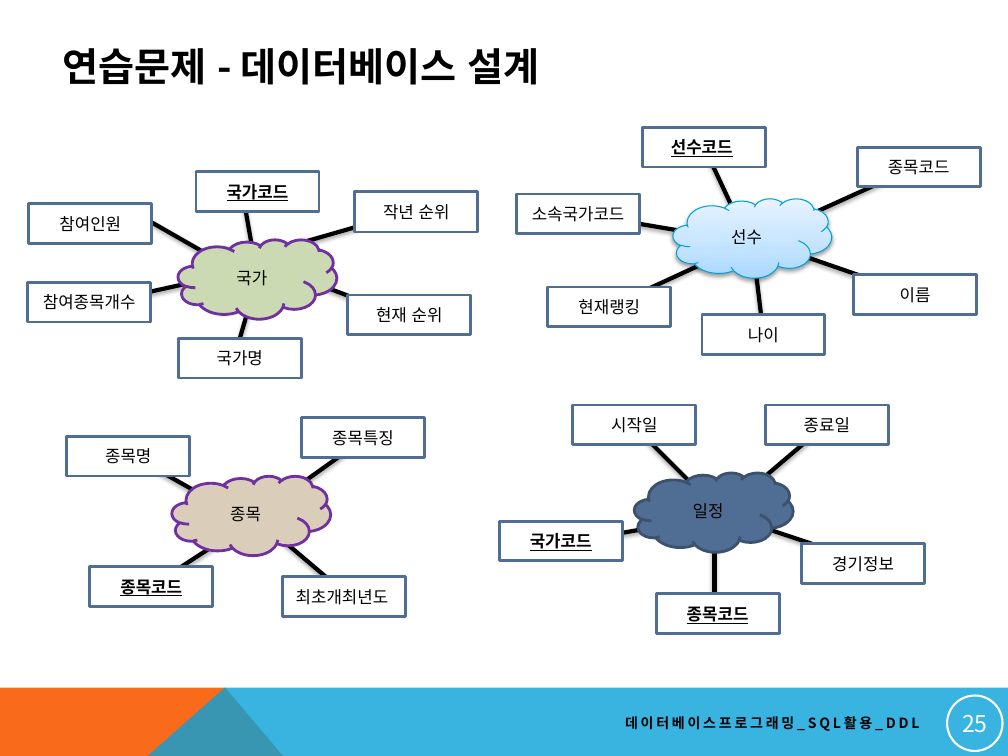
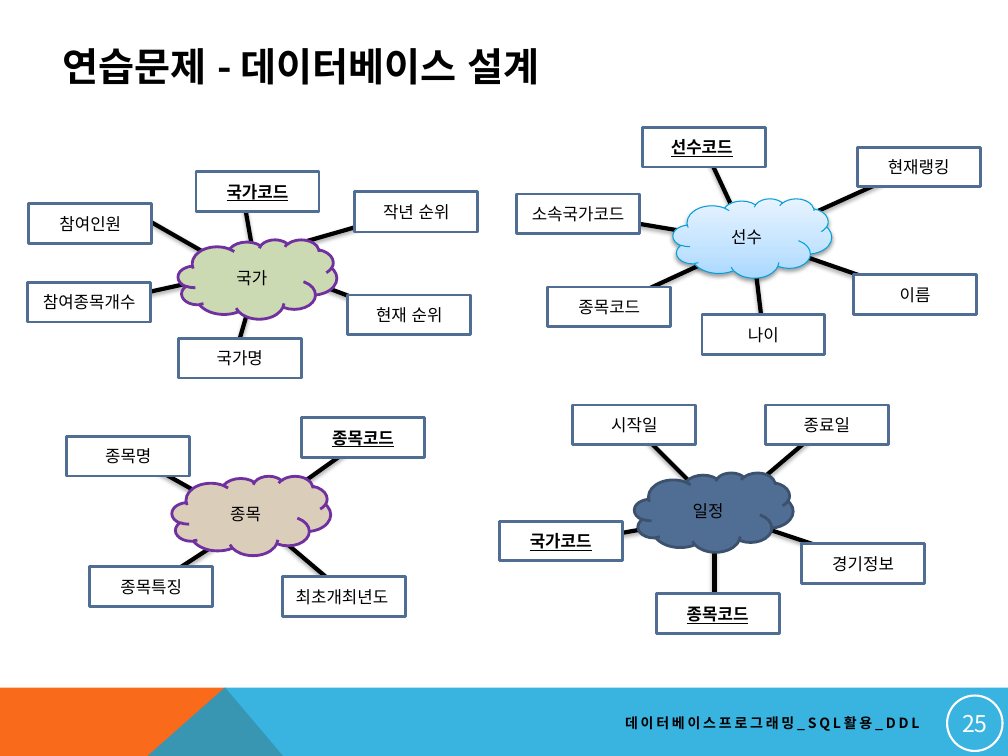
Before and after one commit to whdwls8404/SmartWeb0825, a slide deck: slide 25 of dbstudy/OraclePPT/11. 기본 SQL 작성하기_DDL 활용.pptx. Drawn at 1008x756 pixels with LibreOffice and Linux fonts; fonts in the diff are those of the drawing. Boxes give left, top, right and bottom in pixels: in the first picture for what was removed or moved away, otherwise in the second. Text is boxed around its words. In the diff, an @@ line names an element or a change of style, - is before the commit and + after.

```diff
--- a/dbstudy/OraclePPT/11. 기본 SQL 작성하기_DDL 활용.pptx
+++ b/dbstudy/OraclePPT/11. 기본 SQL 작성하기_DDL 활용.pptx
@@ text in rectangle at box(888, 159, 950, 175): text changed @@
-종목코드
+현재랭킹
@@ text in rectangle at box(578, 299, 640, 315): text changed @@
-현재랭킹
+종목코드
@@ text in rectangle at box(332, 430, 394, 447): text changed; bold on @@
-종목특징
+종목코드
@@ text in rectangle at box(120, 579, 182, 595): text changed; bold off @@
-종목코드
+종목특징
```
Also in this commit, not shown: 1 other slide changed, 3 other files.
